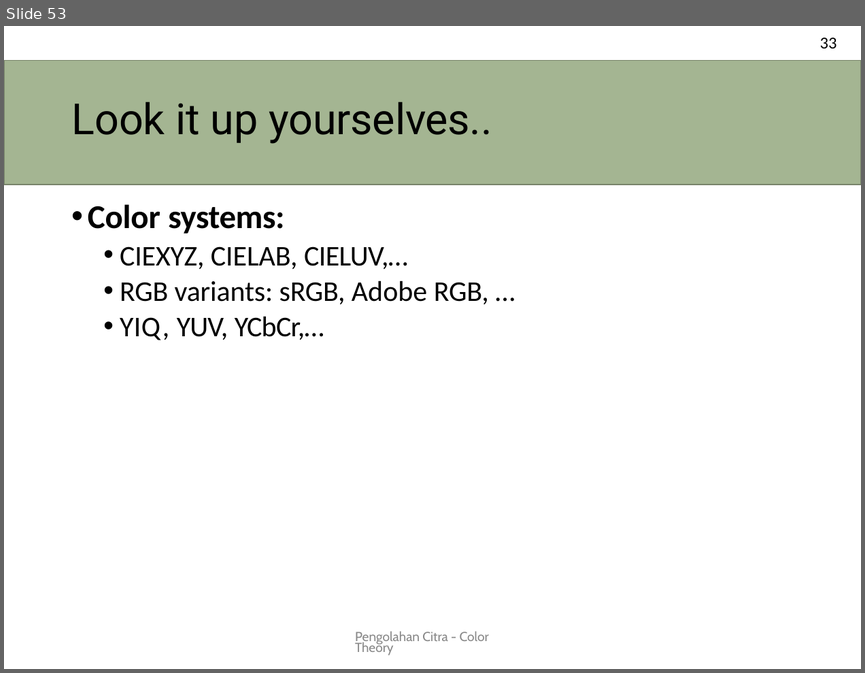
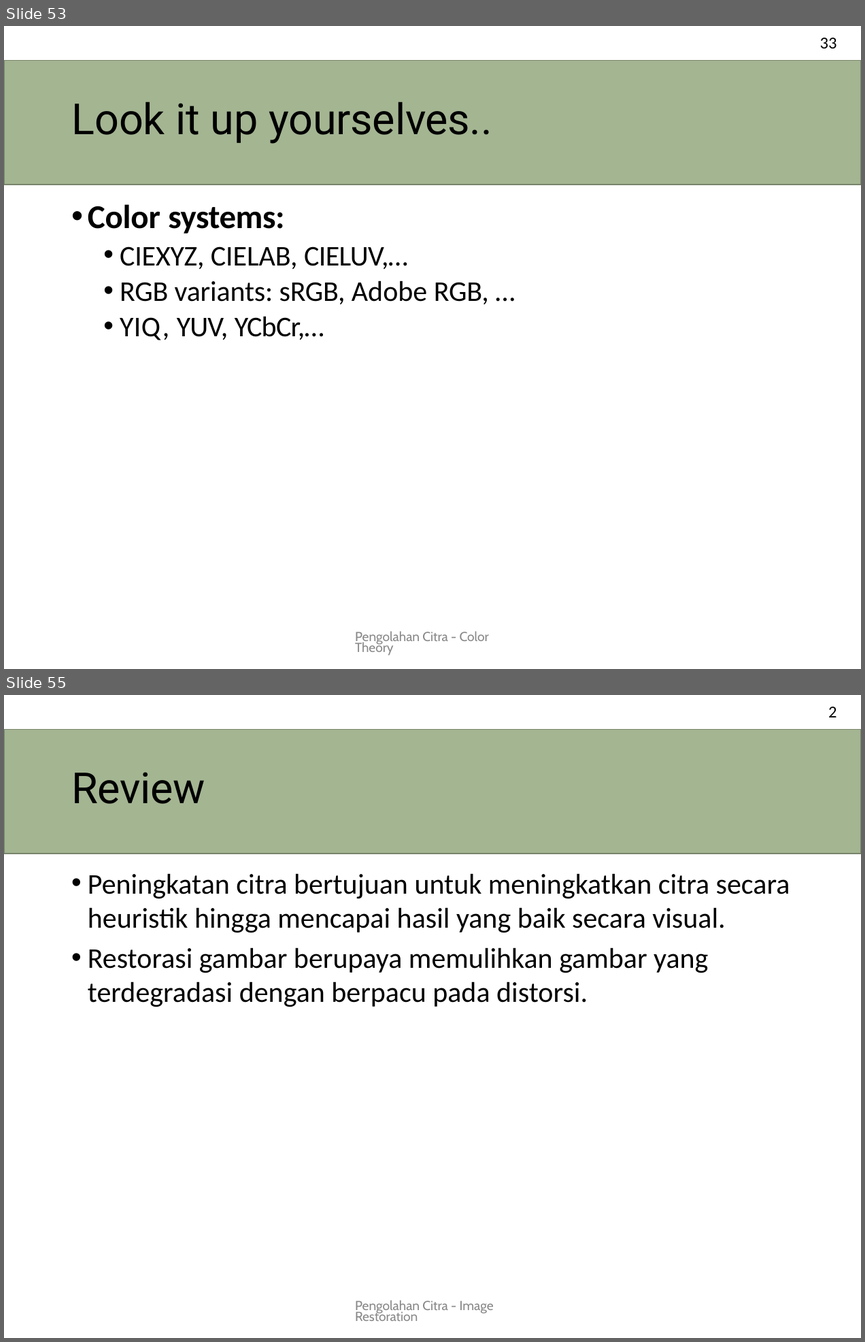
Before and after one commit to novalassalam/comvis, a slide deck: pencit.pptx. Shown one above the other, each under a label of ours: slide 53 before the commit, slides 53 and 55 after it; the slides between them are not shown. The pictures are 865x673 and 865x1342 pixels, drawn with LibreOffice and Linux fonts; fonts in the diff are those of the drawing. Boxes give left, top, right and bottom in pixels: in the first picture for what was removed or moved away, otherwise in the second. Text is boxed around its words. In the diff, an @@ line names an element or a change of style, - is before the commit and + after.

```diff
--- a/pencit.pptx
+++ b/pencit.pptx
@@ slide 55 added at [4, 695, 861, 1338], background #FFFFFF @@
@@ text added at [828, 707, 836, 717], 14 pt, text #000000 @@
+2
@@ title added at [4, 729, 861, 853], fill #A4B592, outline #78846A 0.96 pt, 36 pt, text #000000 @@
+Review
@@ text added at [88, 873, 790, 1007], 24 pt, text #000000 @@
+• Peningkatan citra bertujuan untuk meningkatkan citra secara heuristik hingga mencapai hasil yang baik secara visual.
+• Restorasi gambar berupaya memulihkan gambar yang terdegradasi dengan berpacu pada distorsi.
@@ text added at [355, 1300, 494, 1321], 11 pt, text #888888 @@
+Pengolahan Citra - Image Restoration
```
Also in this commit, not shown: 43 other slides added, 12 other files.
